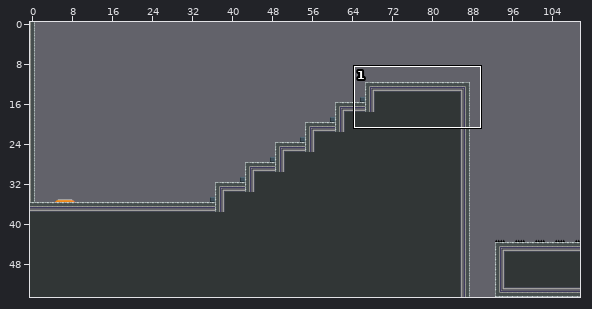
Level history. Tiled map: android/assets/levels/level7.tmx. The first picture is a wide view before the edit; the outline marks the close-up.
Close-up. Old version:
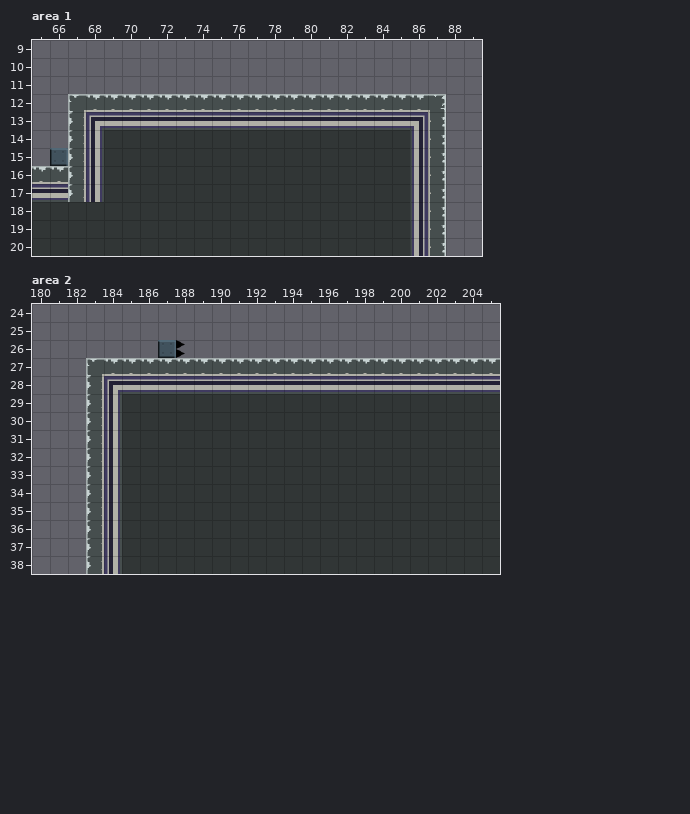
Cells are 32x32 px. Shown: area 1 x 65..89, y 9..20; area 2 x 180..205, y 24..38. The commit also changed other parts of the map, which this record leaves out.
After:
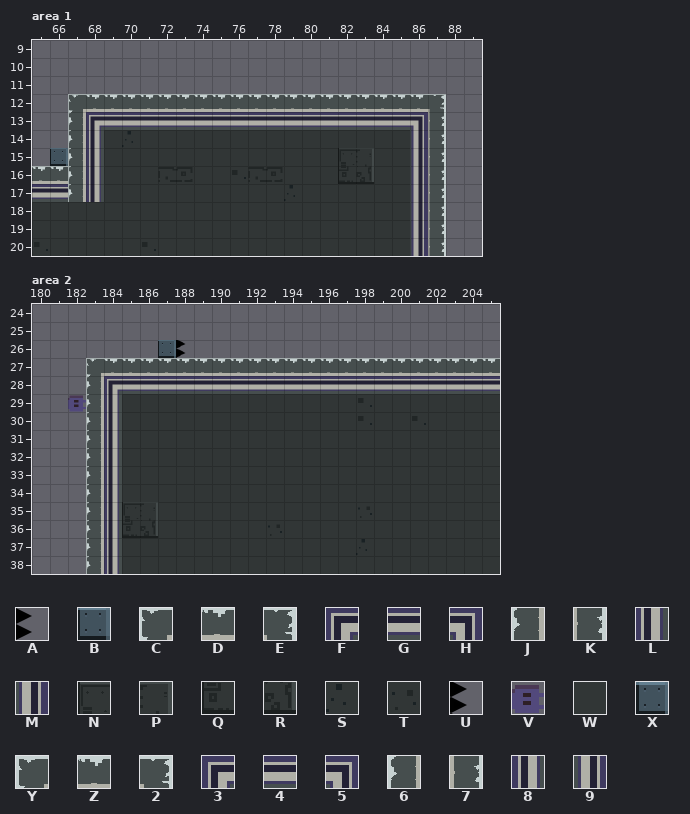
Key: from "tiles_128": A 12; from "tileset": B 37, C 48, D 49, E 50, F 53, G 54, H 55, J 64, K 66, L 69, M 71, N 88, P 89, Q 104, R 105, S 119, T 120, U 145 turned 90, V 208 turned 270; from "tileset-new": W 16, X 35 "3", Y 45, Z 46, 2 47, 3 50, 4 51, 5 52, 6 60, 7 62, 8 65, 9 67.
_ is an empty cell.
Difference:
Layer "Platform", area 1:
The author changed tile X to tile B in row 15 at x 66.
The author changed tile Y to tile C in row 12 at x 67.
The author changed tile Z to tile D in row 12 at x 68 to 86; in row 16 at x 65 to 66.
The author changed tile 2 to tile E in row 12 at x 87.
The author changed tile 3 to tile F in row 13 at x 68.
The author changed tile 4 to tile G in row 13 at x 69 to 85; in row 17 at x 65 to 66.
The author changed tile 5 to tile H in row 13 at x 86.
The author changed tile 6 to tile J in rows 13 to 17 at x 67.
The author changed tile 7 to tile K in rows 13 to 20 at x 87.
The author changed tile 8 to tile L in rows 14 to 17 at x 68.
The author changed tile 9 to tile M in rows 14 to 20 at x 86.
The author changed tile W to tile N in row 15 at x 82.
The author changed tile W to tile P in row 15 at x 83.
The author changed tile W to tile Q in row 16 at x 82.
The author changed tile W to tile R in row 16 at x 83.
The author changed tile W to tile S in row 14 at x 70; in row 17 at x 79.
Layer "Platform", area 2:
The author changed tile X to tile B in row 26 at x 187.
The author changed tile Y to tile C in row 27 at x 183.
The author changed tile Z to tile D in row 27 at x 184 to 205.
The author changed tile 3 to tile F in row 28 at x 184.
The author changed tile 4 to tile G in row 28 at x 185 to 205.
The author changed tile 6 to tile J in rows 28 to 30 at x 183; in rows 35 to 38 at x 183.
The author changed tile 8 to tile L in rows 29 to 30 at x 184; in rows 35 to 38 at x 184.
The author changed tile W to tile N in row 35 at x 185.
The author changed tile W to tile P in row 35 at x 186.
The author changed tile W to tile Q in row 36 at x 185.
The author changed tile W to tile R in row 36 at x 186.
The author changed tile W to tile S in row 37 at x 198.
The author changed tile W to tile T in row 35 at x 198; in row 36 at x 193.
Tile V now appears in row 29 at x 182.
Layer "Spikes", area 2:
The author changed tile A to tile U in row 26 at x 188.
Layer "Overlay", area 2:
The author changed tile 6 to tile J in rows 31 to 34 at x 183.
The author changed tile 8 to tile L in rows 31 to 34 at x 184.
Changed places in both close-ups, as pixel boxes (x1, y1, x2, y2):
changed: (32, 95, 445, 256)
changed: (68, 340, 500, 574)
